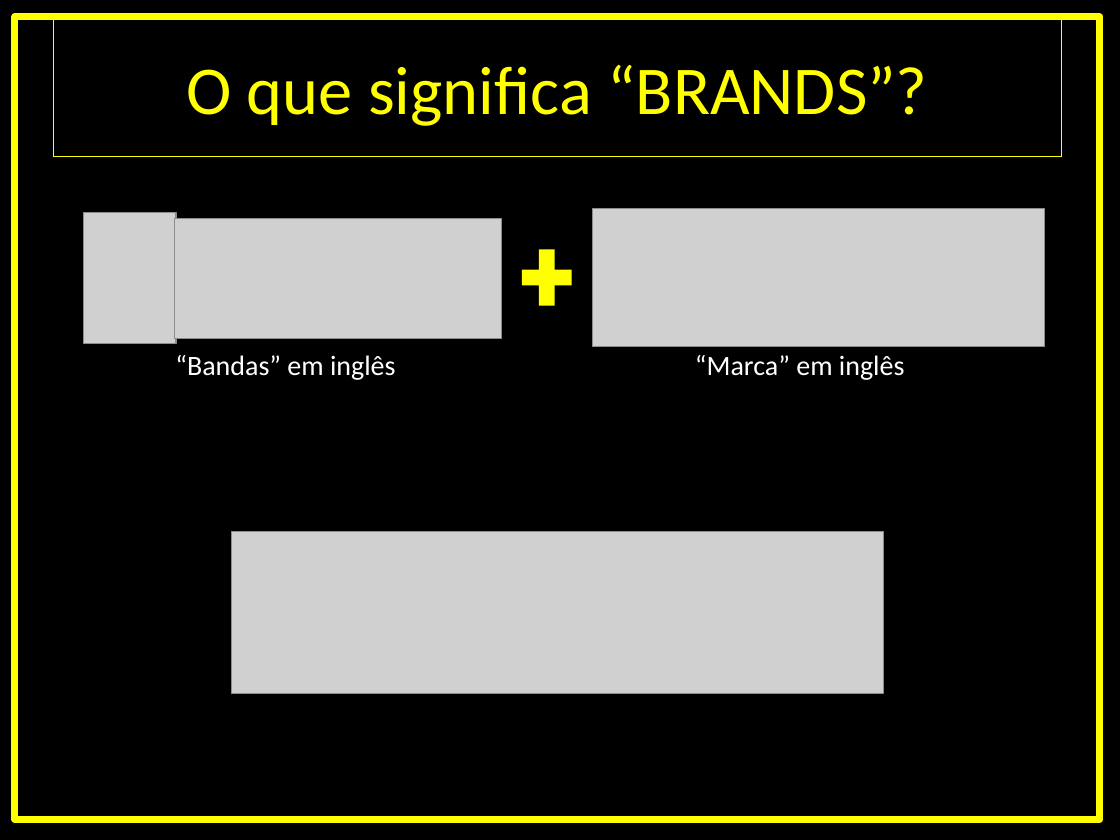
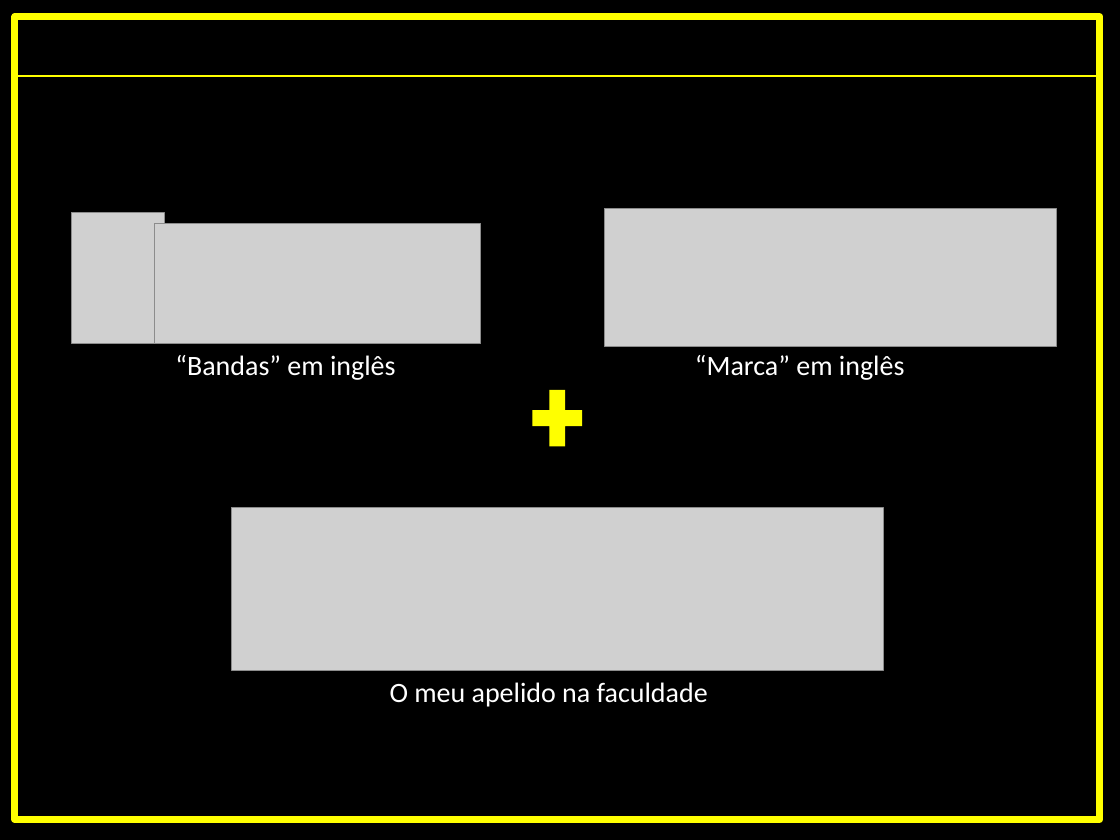
Before and after one commit to gui-brandao-silva/BRANDS, a slide deck: slide 2 of Apresentação BRANDS.pptx. Drawn at 1120x840 pixels with LibreOffice and Linux fonts; fonts in the diff are those of the drawing; grey boxes stand for pictures. Boxes give left, top, right and bottom in pixels: in the first picture for what was removed or moved away, otherwise in the second. Text is boxed around its words. In the diff, an @@ line names an element or a change of style, - is before the commit and + after.

```diff
--- a/Apresentação BRANDS.pptx
+++ b/Apresentação BRANDS.pptx
@@ title removed at (54,17,1062,157) @@
-O que significa “BRANDS”?
@@ line added from (15, 76) to (1100, 76), #FFFF00 0.75 pt @@
@@ picture: place and size @@
-picture at (592,208,1045,346)
+picture at (604,208,1056,346)
@@ picture: place and size @@
-picture at (84,213,177,344)
+picture at (72,213,165,344)
@@ picture: place and size @@
-picture at (175,218,501,338)
+picture at (155,223,480,343)
@@ plus sign: place and size @@
-plus sign at (513,240,580,316)
+plus sign at (523,380,590,456)
@@ picture: place and size @@
-picture at (232,531,884,693)
+picture at (232,508,884,671)
@@ text added at (390,682,708,707), 18 pt, text #FFFFFF @@
+O meu apelido na faculdade
```
Also in this commit, not shown: 3 other slides changed, 1 slide added, 1 slide removed, 5 other files.
